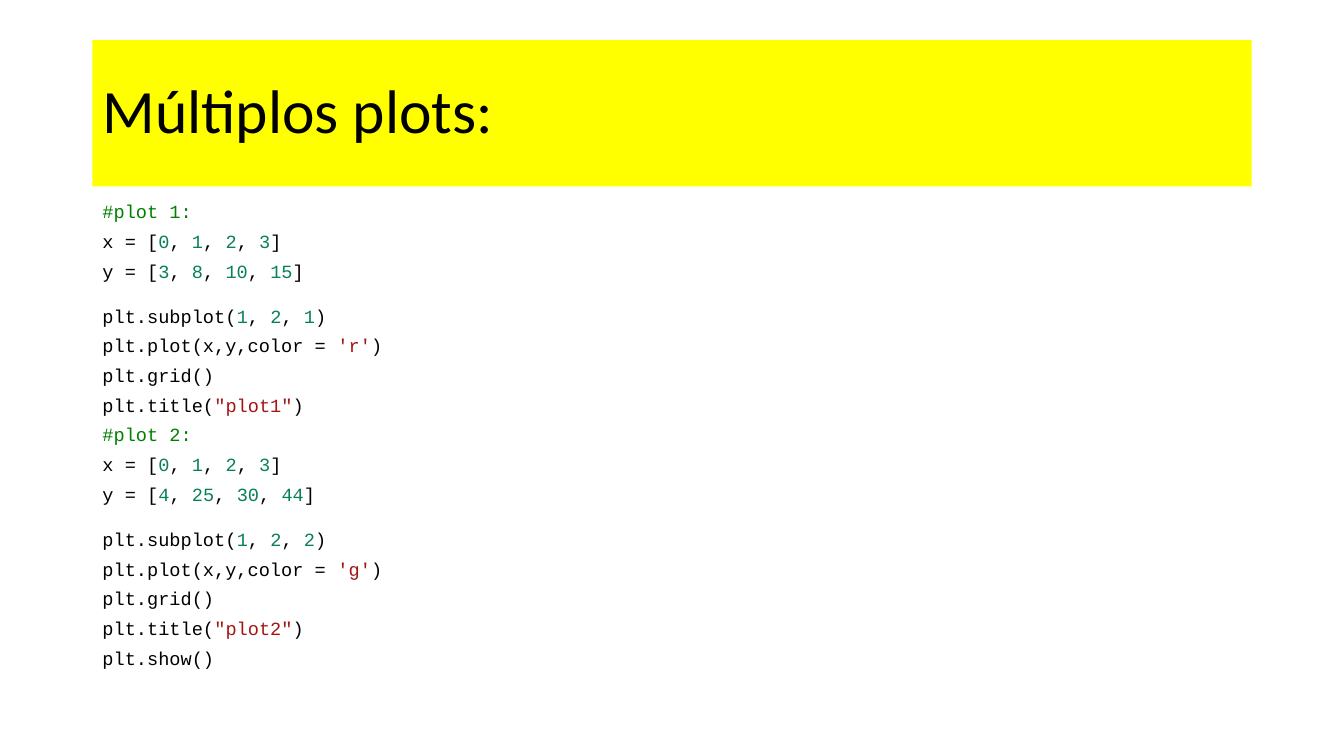
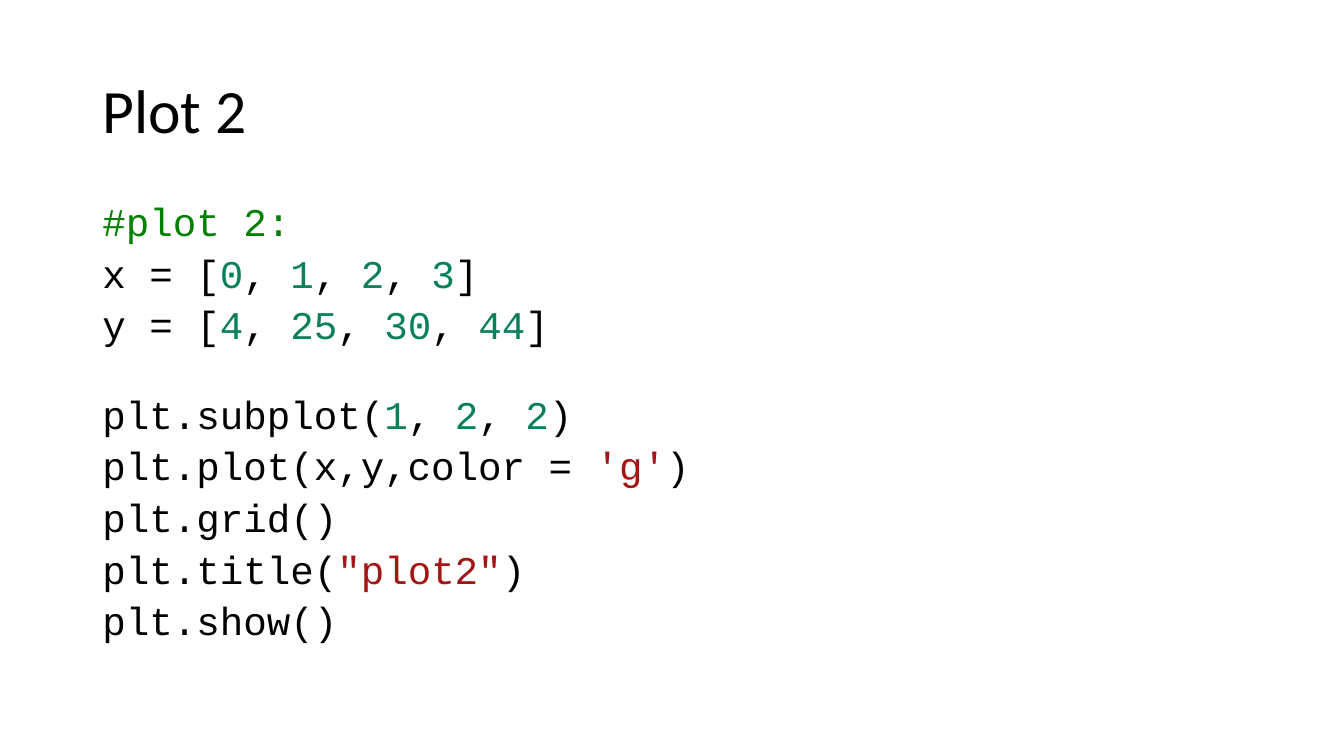
Before and after one commit to dourivaljunior/Curso-de-Python, a slide deck: slide 27 of curso Data Science aula matplolib.pptx (slide 28 before the commit). Drawn at 1344x756 pixels with LibreOffice and Linux fonts; fonts in the diff are those of the drawing. Boxes give left, top, right and bottom in pixels: in the first picture for what was removed or moved away, otherwise in the second. Text is boxed around its words. In the diff, an @@ line names an element or a change of style, - is before the commit and + after.

```diff
--- a/curso Data Science aula matplolib.pptx
+++ b/curso Data Science aula matplolib.pptx
@@ title "Plot 2": place and size @@
-title "Plot 2" at bbox=[93, 40, 1252, 187]
+title "Plot 2" at bbox=[102, 90, 246, 134]
@@ title "Plot 2" at bbox=[102, 90, 246, 134]: fill #FFFF00 to none @@
@@ title at bbox=[102, 90, 246, 134]: text changed @@
-Múltiplos plots:
+Plot 2
@@ text "#plot 2:" at bbox=[102, 208, 690, 643]: size 13.3 to 28 pt; line spacing 0.7 to 0.8 @@
@@ text at bbox=[102, 205, 382, 416]: paragraphs removed @@
-#plot 1:
-x = [0, 1, 2, 3]
-y = [3, 8, 10, 15]
-plt.subplot(1, 2, 1)
-plt.plot(x,y,color = 'r')
-plt.grid()
-plt.title("plot1")
```
Also in this commit, not shown: 5 other slides changed, 6 slides added, 5 slides removed.
